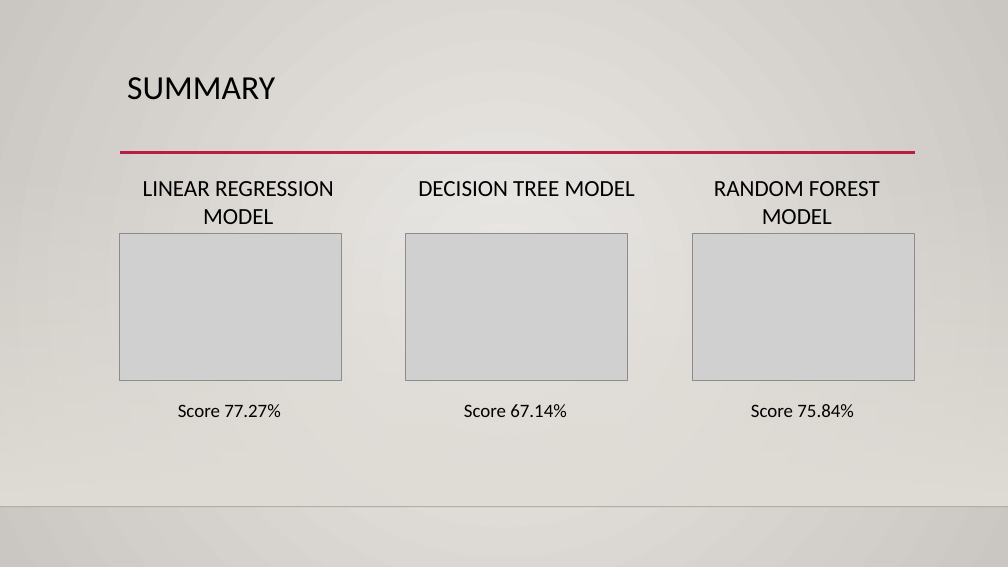
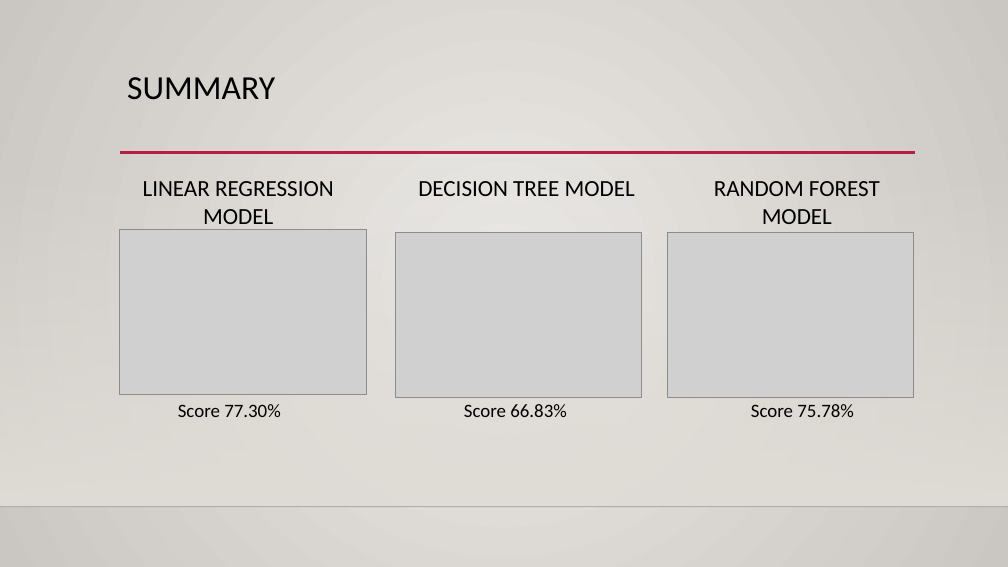
Before and after one commit to TroyFoote/Exploring_Perth_House_Prices, a slide deck: slide 9 of Exploring perth house prices.pptx. Drawn at 1008x567 pixels with LibreOffice and Linux fonts; fonts in the diff are those of the drawing; grey boxes stand for pictures; background and template pictures are left out. Boxes give left, top, right and bottom in pixels: in the first picture for what was removed or moved away, otherwise in the second. Text is boxed around its words. In the diff, an @@ line names an element or a change of style, - is before the commit and + after.

```diff
--- a/Exploring perth house prices.pptx
+++ b/Exploring perth house prices.pptx
@@ picture: place and size @@
-picture at (119,233,341,380)
+picture at (119,230,366,394)
@@ picture: place and size @@
-picture at (406,233,628,380)
+picture at (395,233,642,397)
@@ picture: place and size @@
-picture at (693,234,914,381)
+picture at (668,233,914,397)
@@ text at (178,404,281,417): text changed @@
-Score 77.27%
+Score 77.30%
@@ text at (464,404,567,417): text changed @@
-Score 67.14%
+Score 66.83%
@@ text at (751,404,854,417): text changed @@
-Score 75.84%
+Score 75.78%
```
Also in this commit, not shown: 7 other slides changed, 2 slides added, 1 slide removed, 2 other files.
